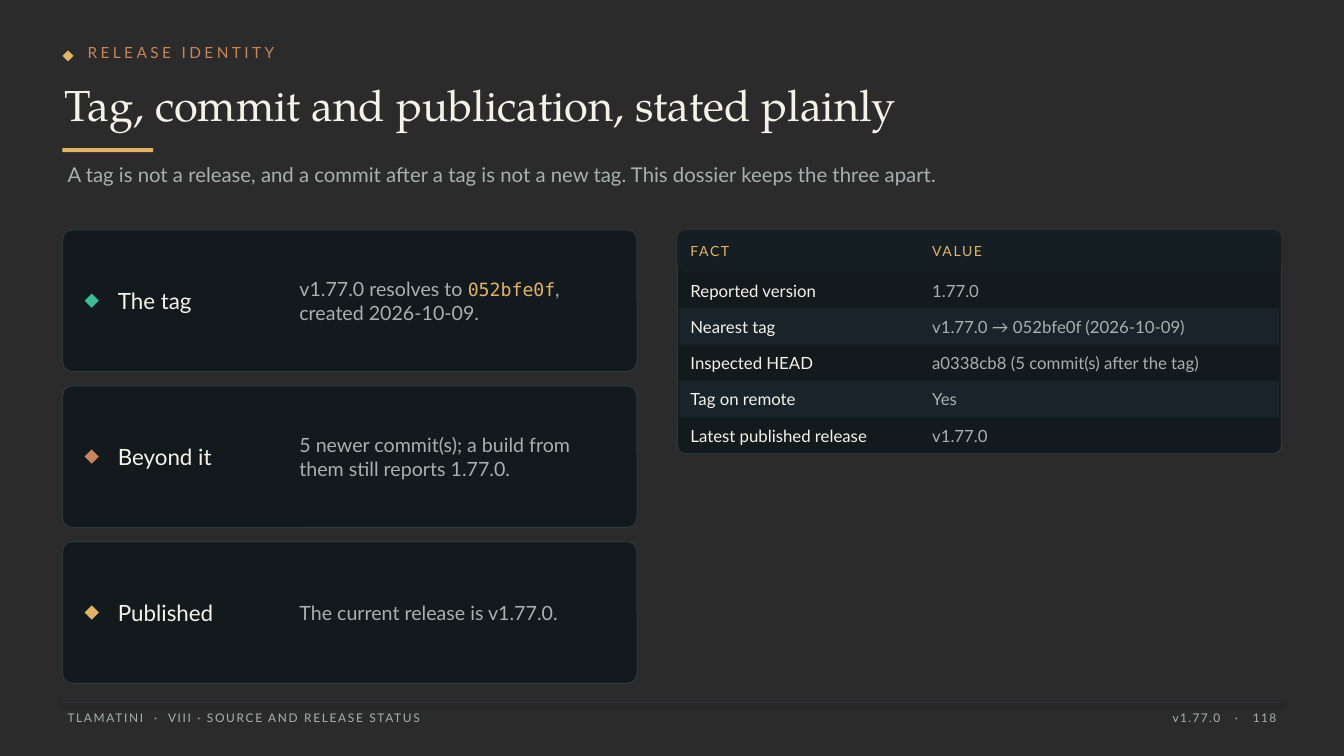
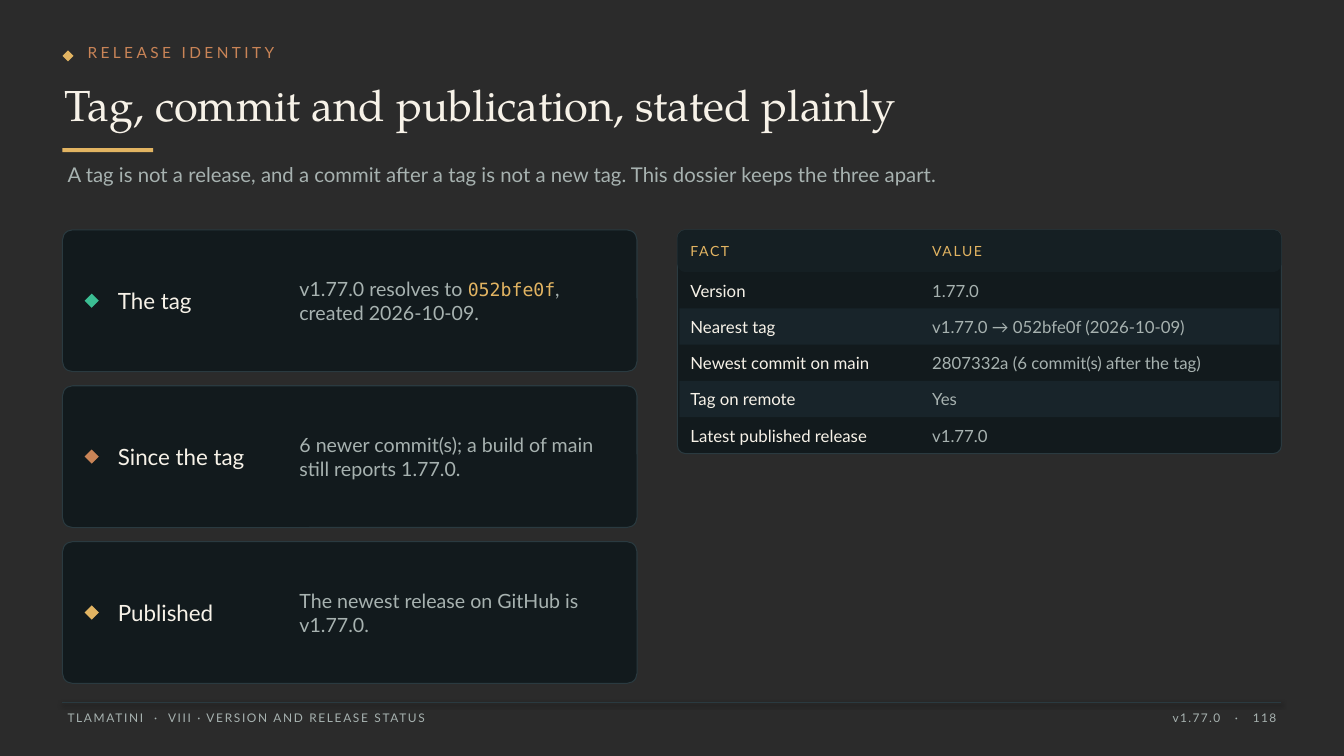
Before and after one commit to XAIHT/Tlamatini, a slide deck: slide 118 of Tlamatini_eXtended_Artificial_Intelligence_Humanly_Tempered.pptx. Drawn at 1344x756 pixels with LibreOffice and Linux fonts; fonts in the diff are those of the drawing; background and template pictures are left out; a plain dark background stands for a picture behind light text. Boxes give left, top, right and bottom in pixels: in the first picture for what was removed or moved away, otherwise in the second. Text is boxed around its words. In the diff, an @@ line names an element or a change of style, - is before the commit and + after.

```diff
--- a/Tlamatini_eXtended_Artificial_Intelligence_Humanly_Tempered.pptx
+++ b/Tlamatini_eXtended_Artificial_Intelligence_Humanly_Tempered.pptx
@@ text at (690,284,745,297): text changed @@
-Reported version
+Version
@@ text at (690,357,870,369): text changed @@
-Inspected HEAD
+Newest commit on main
@@ text at (932,356,1201,372): text changed @@
-a0338cb8 (5 commit(s) after the tag)
+2807332a (6 commit(s) after the tag)
@@ text at (118,448,245,469): text changed @@
-Beyond it
+Since the tag
@@ text at (299,437,594,480): text changed @@
-5 newer commit(s); a build from them still reports 1.77.0.
+6 newer commit(s); a build of main still reports 1.77.0.
@@ text at (299,593,578,632): text changed @@
-The current release is v1.77.0.
+The newest release on GitHub is v1.77.0.
@@ text at (63,708,819,738): text changed @@
-TLAMATINI · VIII · SOURCE AND RELEASE STATUS
+TLAMATINI · VIII · VERSION AND RELEASE STATUS
```
Also in this commit, not shown: 44 other slides changed, 5 other files.
